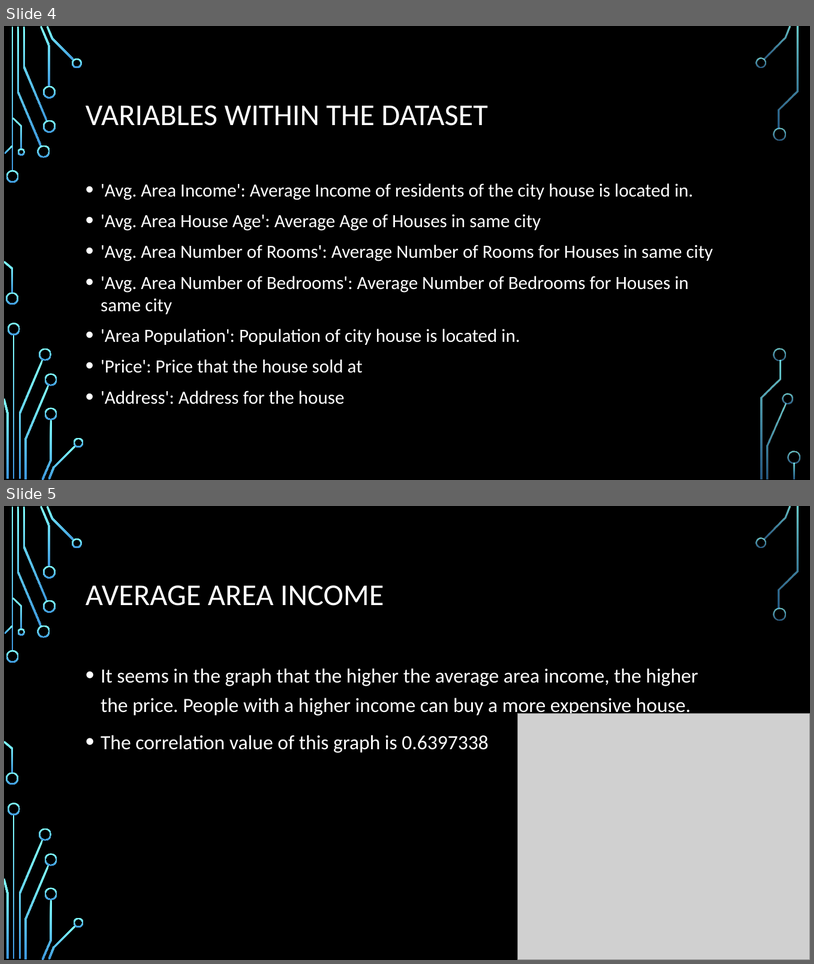
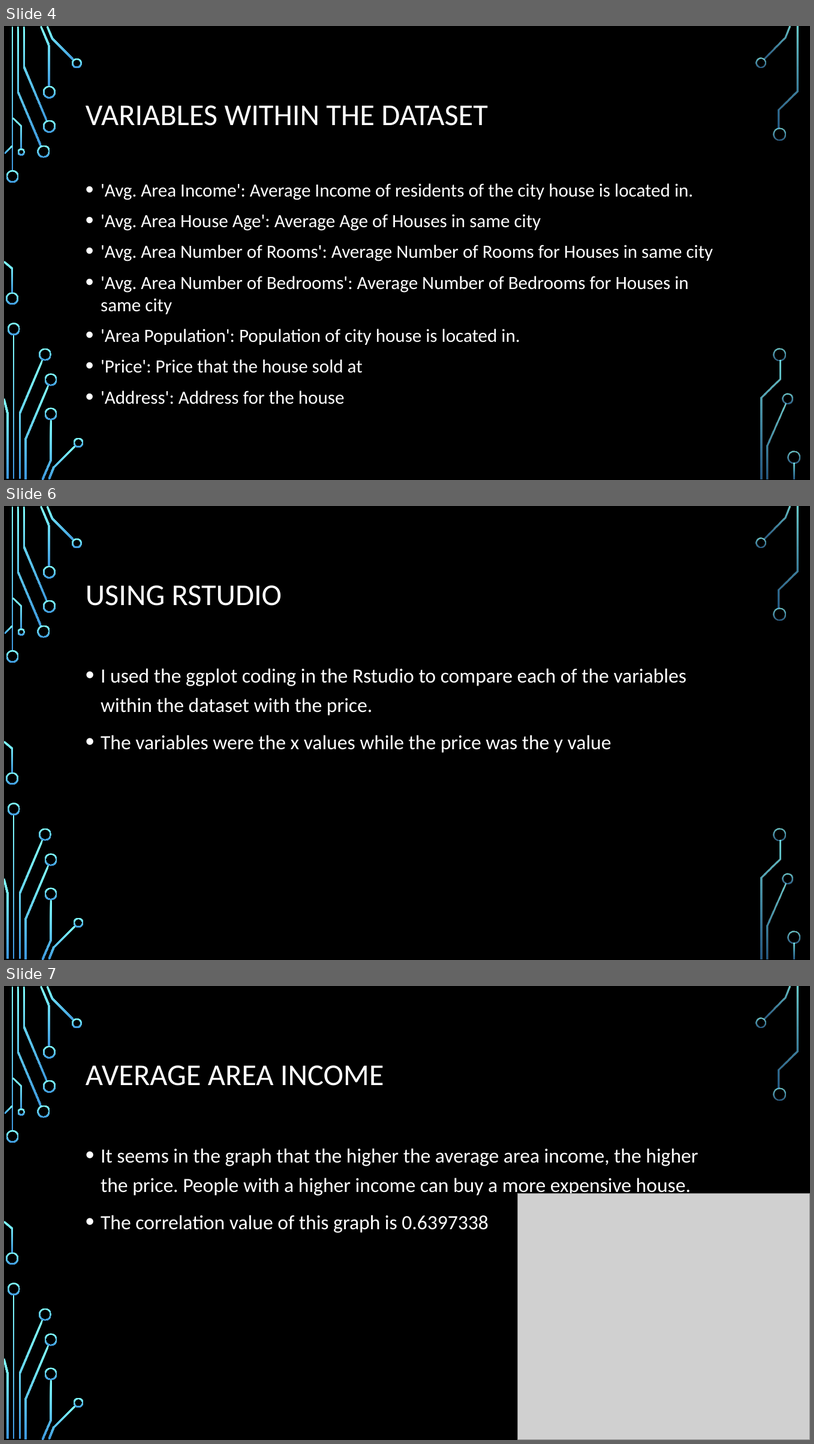
Before and after one commit to mgamerberg/Linear-Regression-USA-Housing-Price-Prediction, a slide deck: USA Housing Price Prediction.pptx. Shown one above the other, each under a label of ours: slides 4 and 5 before the commit, slides 4, 6 and 7 after it; the slides between them are not shown. The pictures are 814x964 and 814x1444 pixels, drawn with LibreOffice and Linux fonts; fonts in the diff are those of the drawing; grey boxes stand for pictures; background and template pictures are left out. Boxes give left, top, right and bottom in pixels: in the first picture for what was removed or moved away, otherwise in the second. Text is boxed around its words. In the diff, an @@ line names an element or a change of style, - is before the commit and + after.

```diff
--- a/USA Housing Price Prediction.pptx
+++ b/USA Housing Price Prediction.pptx
@@ slide 6 added at (x1=4, y1=506, x2=810, y2=960), background picture (left out); not listed: 36 template elements that a slide beside it also shows @@
@@ title added at (x1=86, y1=585, x2=282, y2=606), 36 pt, text #FFFFFF @@
+USING RSTUDIO
@@ text added at (x1=101, y1=668, x2=687, y2=753), 24 pt, text #FFFFFF @@
+• I used the ggplot coding in the Rstudio to compare each of the variables within the dataset with the price.
+• The variables were the x values while the price was the y value
@@ what was slide 5 is now slide 7 @@
```
Also in this commit, not shown: 3 slides changed, 1 other slide added.
